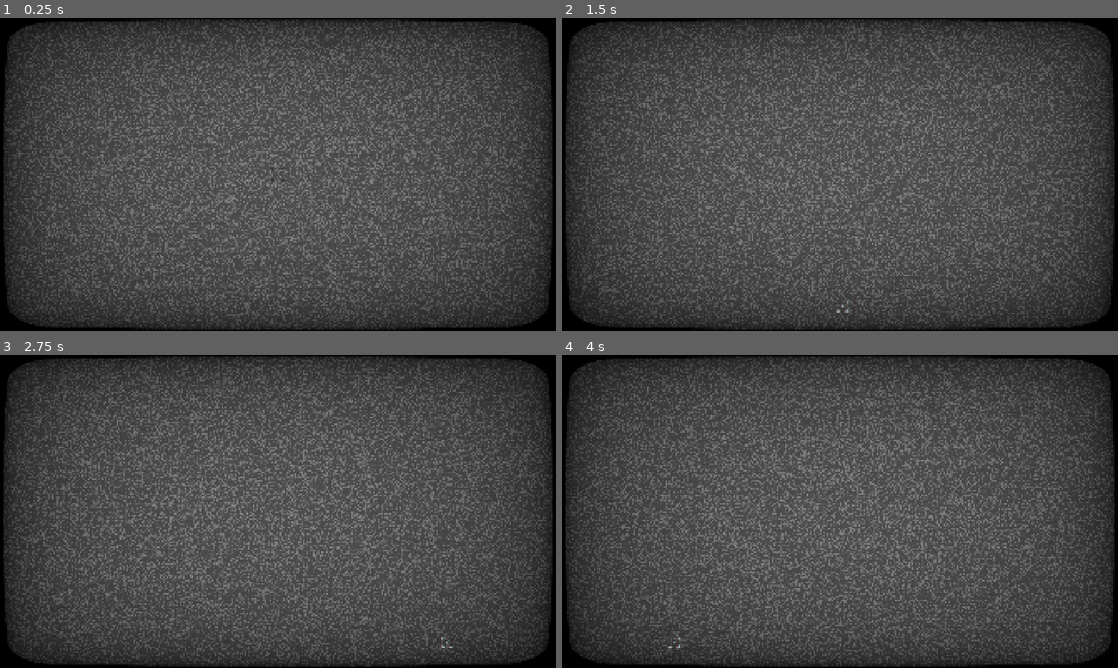
Above: before the commit, frames 1-4 (two rows, left to right).
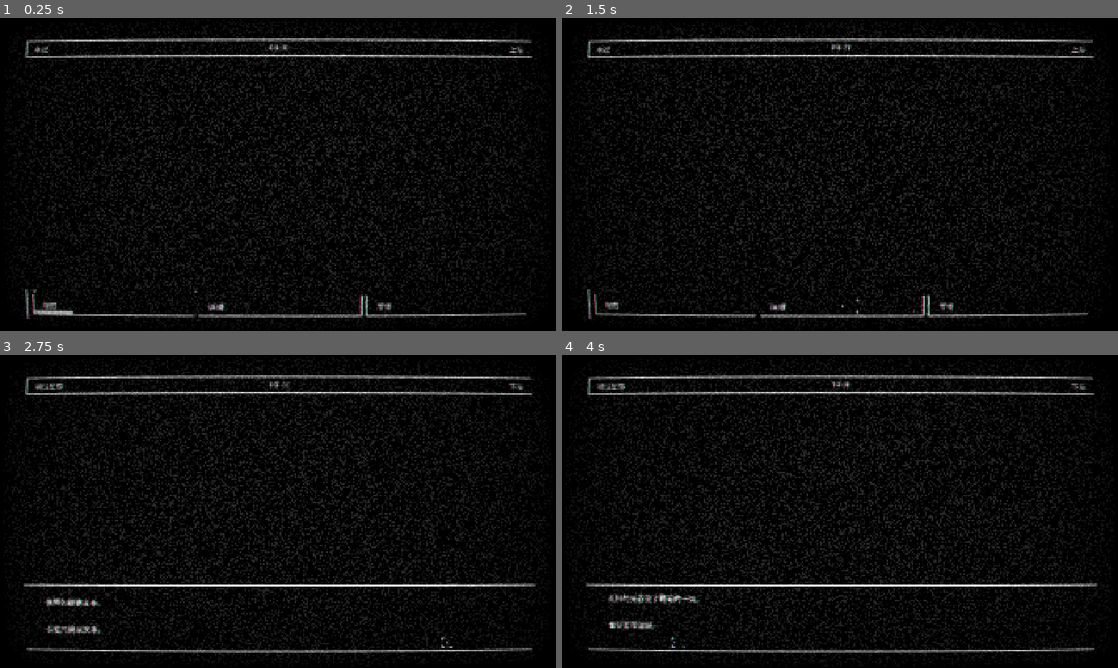
Above: after the commit, the same moments.

Repository: widemind/godot_aiworld
Game: Godot game, scene res://tests/planet_exploration_ui_test.tscn
Same seed, same stepped clock (60 frames per second), same inputs: the game is played once before the commit and once after it. This scene is started directly instead of the project's main scene.
Inputs (mouse positions are in pixels of both pictures, inside the frame that each line leads up to):
- Up to frame 1 (0.25 s): no input
- Up to frame 2 (1.5 s): click (673, 305) at 0.5 s, where only the run after the commit has a clickable "观察"; click (840, 305) at 1.25 s, where only the run after the commit has a clickable "探测"
- Up to frame 3 (2.75 s): click (450, 642) at 2 s, where only the run after the commit has a clickable "等待"
- Up to frame 4 (4 s): tap Enter (ui_accept) at 2.75 s; move the mouse to (962, 495) at 2.77 s; hold Enter (ui_accept) 2.78-3.5 s; click (962, 495) at 2.92 s; click (673, 642) at 3.5 s, where only the run after the commit has a clickable "观察"

The runs differ from the first frame. In frame 1, 95% of the frame differs, in the area x 0-100%, y 0-100%; in frame 2, 95%; in frame 3, 95%; in frame 4, 95%.
Error before the commit: Parse Error: Preload file "res://scenes/planet_exploration.tscn" does not exist. (res://tests/planet_exploration_ui_test.gd:20)
Error after the commit: Attempt to call function 'close' in base 'null instance' on a null instance. (res://scripts/ui/planet_exploration_ui.gd:170)

Commit message:
游戏信息列表界面

Diff:
--- a/scenes/ui/exploration/planet_exploration_ui.tscn
+++ b/scenes/ui/exploration/planet_exploration_ui.tscn
@@ -4,6 +4,7 @@
 [ext_resource type="Script" uid="uid://bqwxitxeqb31g" path="res://scripts/ui/exploration_action_button.gd" id="2_button"]
 [ext_resource type="Script" uid="uid://b0ey6v160yc3g" path="res://scripts/effect/cursor_frame_button.gd" id="3_cursor"]
 [ext_resource type="Theme" uid="uid://cawvok3tinuh7" path="res://resources/ui/planet_exploration_theme.tres" id="4_theme"]
+[ext_resource type="PackedScene" path="res://scenes/ui/information/information_list.tscn" id="5_information"]
 
 [node name="PlanetExplorationUI" type="Control"]
 process_mode = 3
@@ -236,6 +237,11 @@
 layout_mode = 2
 text = "返回主菜单"
 
+[node name="InformationList" parent="." instance=ExtResource("5_information")]
+unique_name_in_owner = true
+layout_mode = 1
+
+[connection signal="closed" from="InformationList" to="." method="_on_information_list_closed"]
 [connection signal="action_requested" from="ActionBar/Buttons/ObserveButton" to="." method="_on_action_requested"]
 [connection signal="button_down" from="ActionBar/Buttons/ObserveButton" to="ActionBar/Buttons/ObserveButton" method="_begin_hold"]
 [connection signal="button_up" from="ActionBar/Buttons/ObserveButton" to="ActionBar/Buttons/ObserveButton" method="_end_hold"]
--- /dev/null
+++ b/scenes/ui/guide/guide_ui.tscn
@@ -0,0 +1,97 @@
+[gd_scene format=3]
+
+[ext_resource type="Script" path="res://scripts/ui/guide_ui.gd" id="1_script"]
+[ext_resource type="Theme" path="res://resources/ui/planet_exploration_theme.tres" id="2_theme"]
+
+[sub_resource type="StyleBoxFlat" id="Style_body"]
+content_margin_left = 40.0
+content_margin_top = 48.0
+content_margin_right = 40.0
+content_margin_bottom = 36.0
+bg_color = Color(0, 0, 0, 1)
+border_width_left = 3
+border_width_top = 3
+border_width_right = 3
+border_width_bottom = 3
+border_color = Color(1, 1, 1, 1)
+
+[node name="GuideUI" type="Control"]
+process_mode = 3
+visible = false
+layout_mode = 3
+anchors_preset = 15
+anchor_right = 1.0
+anchor_bottom = 1.0
+grow_horizontal = 2
+grow_vertical = 2
+mouse_filter = 0
+theme = ExtResource("2_theme")
+script = ExtResource("1_script")
+
+[node name="Background" type="ColorRect" parent="."]
+layout_mode = 1
+anchors_preset = 15
+anchor_right = 1.0
+anchor_bottom = 1.0
+grow_horizontal = 2
+grow_vertical = 2
+mouse_filter = 2
+color = Color(0, 0, 0, 1)
+
+[node name="Frame" type="VBoxContainer" parent="."]
+layout_mode = 0
+anchor_left = 0.04
+anchor_top = 0.065
+anchor_right = 0.965
+anchor_bottom = 0.955
+theme_override_constants/separation = -3
+
+[node name="Header" type="PanelContainer" parent="Frame"]
+layout_mode = 2
+
+[node name="Content" type="HBoxContainer" parent="Frame/Header"]
+layout_mode = 2
+theme_override_constants/separation = 24
+
+[node name="GuideLocation" type="Label" parent="Frame/Header/Content"]
+unique_name_in_owner = true
+layout_mode = 2
+size_flags_horizontal = 3
+text = "水星"
+
+[node name="GuideClock" type="Label" parent="Frame/Header/Content"]
+unique_name_in_owner = true
+layout_mode = 2
+size_flags_horizontal = 3
+text = "00:00"
+horizontal_alignment = 1
+
+[node name="GuideLayer" type="Label" parent="Frame/Header/Content"]
+unique_name_in_owner = true
+layout_mode = 2
+size_flags_horizontal = 3
+text = "上层"
+horizontal_alignment = 2
+
+[node name="Body" type="PanelContainer" parent="Frame"]
+layout_mode = 2
+size_flags_vertical = 3
+theme_override_styles/panel = SubResource("Style_body")
+
+[node name="GuideScroll" type="ScrollContainer" parent="Frame/Body"]
+unique_name_in_owner = true
+layout_mode = 2
+horizontal_scroll_mode = 0
+vertical_scroll_mode = 3
+
+[node name="GuideText" type="Label" parent="Frame/Body/GuideScroll"]
+unique_name_in_owner = true
+layout_mode = 2
+size_flags_horizontal = 3
+mouse_filter = 2
+theme_override_constants/line_spacing = 10
+text = "指南文本"
+horizontal_alignment = 1
+autowrap_mode = 3
+
+[editable path="Frame/Body/GuideScroll/GuideText"]
--- /dev/null
+++ b/scenes/ui/information/information_card.tscn
@@ -0,0 +1,16 @@
+[gd_scene format=3]
+
+[node name="InformationCard" type="PanelContainer"]
+layout_mode = 2
+size_flags_horizontal = 3
+mouse_filter = 1
+
+[node name="Text" type="RichTextLabel" parent="."]
+layout_mode = 2
+size_flags_horizontal = 3
+mouse_filter = 2
+bbcode_enabled = false
+fit_content = true
+scroll_active = false
+autowrap_mode = 3
+text = "已获取的文本信息。\n文本框会根据实际行数自动调整高度。"
--- /dev/null
+++ b/scenes/ui/information/information_list.tscn
@@ -0,0 +1,115 @@
+[gd_scene format=3 uid="uid://dwobv1b13qyc6"]
+
+[ext_resource type="Script" uid="uid://c1qxxog6avfwi" path="res://scripts/ui/information_list.gd" id="1_script"]
+[ext_resource type="Theme" uid="uid://cawvok3tinuh7" path="res://resources/ui/planet_exploration_theme.tres" id="2_theme"]
+[ext_resource type="Script" uid="uid://b0ey6v160yc3g" path="res://scripts/effect/cursor_frame_button.gd" id="3_cursor"]
+
+[sub_resource type="StyleBoxFlat" id="Style_body"]
+content_margin_left = 40.0
+content_margin_top = 36.0
+content_margin_right = 32.0
+content_margin_bottom = 24.0
+bg_color = Color(0, 0, 0, 1)
+border_width_left = 3
+border_width_top = 3
+border_width_right = 3
+border_width_bottom = 3
+border_color = Color(1, 1, 1, 1)
+
+[node name="InformationList" type="Control" unique_id=1683688440]
+process_mode = 3
+visible = false
+layout_mode = 3
+anchors_preset = 15
+anchor_right = 1.0
+anchor_bottom = 1.0
+grow_horizontal = 2
+grow_vertical = 2
+theme = ExtResource("2_theme")
+script = ExtResource("1_script")
+
+[node name="Background" type="ColorRect" parent="." unique_id=1350824273]
+layout_mode = 1
+anchors_preset = 15
+anchor_right = 1.0
+anchor_bottom = 1.0
+grow_horizontal = 2
+grow_vertical = 2
+mouse_filter = 2
+color = Color(0, 0, 0, 1)
+
+[node name="Frame" type="VBoxContainer" parent="." unique_id=1911088774]
+layout_mode = 0
+anchor_left = 0.04
+anchor_top = 0.065
+anchor_right = 0.965
+anchor_bottom = 0.955
+theme_override_constants/separation = -3
+
+[node name="Header" type="PanelContainer" parent="Frame" unique_id=953583677]
+layout_mode = 2
+
+[node name="Content" type="HBoxContainer" parent="Frame/Header" unique_id=1171147127]
+layout_mode = 2
+theme_override_constants/separation = 24
+
+[node name="InformationLocation" type="Label" parent="Frame/Header/Content" unique_id=1334245427]
+unique_name_in_owner = true
+layout_mode = 2
+size_flags_horizontal = 3
+text = "水星"
+
+[node name="InformationClock" type="Label" parent="Frame/Header/Content" unique_id=2047083747]
+unique_name_in_owner = true
+layout_mode = 2
+size_flags_horizontal = 3
+text = "00:00"
+horizontal_alignment = 1
+
+[node name="InformationLayer" type="Label" parent="Frame/Header/Content" unique_id=1856493647]
+unique_name_in_owner = true
+layout_mode = 2
+size_flags_horizontal = 3
+text = "上层"
+horizontal_alignment = 2
+
+[node name="Body" type="PanelContainer" parent="Frame" unique_id=550115748]
+layout_mode = 2
+size_flags_vertical = 3
+theme_override_styles/panel = SubResource("Style_body")
+
+[node name="Column" type="VBoxContainer" parent="Frame/Body" unique_id=436143139]
+layout_mode = 2
+theme_override_constants/separation = 22
+
+[node name="InformationScroll" type="ScrollContainer" parent="Frame/Body/Column" unique_id=934002538]
+unique_name_in_owner = true
+layout_mode = 2
+size_flags_vertical = 3
+horizontal_scroll_mode = 0
+vertical_scroll_mode = 3
+
+[node name="InformationEntries" type="VBoxContainer" parent="Frame/Body/Column/InformationScroll" unique_id=700047904]
+unique_name_in_owner = true
+layout_mode = 2
+size_flags_horizontal = 3
+theme_override_constants/separation = 24
+
+[node name="EmptyInformation" type="Label" parent="Frame/Body/Column/InformationScroll/InformationEntries" unique_id=1423420936]
+unique_name_in_owner = true
+layout_mode = 2
+theme_override_colors/font_color = Color(0.65, 0.65, 0.65, 1)
+text = "尚未获取文本信息。"
+autowrap_mode = 3
+
+[node name="InformationBack" type="Button" parent="Frame/Body/Column" unique_id=1258776904]
+unique_name_in_owner = true
+process_mode = 4
+visible = false
+custom_minimum_size = Vector2(0, 56)
+layout_mode = 2
+size_flags_horizontal = 4
+text = "返回暂停菜单 / Esc"
+script = ExtResource("3_cursor")
+
+[connection signal="pressed" from="Frame/Body/Column/InformationBack" to="." method="close"]
--- a/scripts/exploration/planet_exploration.gd
+++ b/scripts/exploration/planet_exploration.gd
@@ -36,7 +36,12 @@
 
 
 func _refresh_location() -> void:
-	ui.set_location(String(WorldState.get_flag(&"planet_name", "水星")), String(WorldState.get_flag(&"planet_layer", "上层")))
+	var in_space := bool(WorldState.get_flag(&"in_space", false)) or WorldState.player_location == &"space"
+	var planet_name := String(WorldState.get_flag(&"planet_name", ""))
+	if in_space or planet_name.strip_edges().is_empty() or planet_name == "太空":
+		ui.set_location("太空", "")
+	else:
+		ui.set_location(planet_name, String(WorldState.get_flag(&"planet_layer", "")))
 
 
 func _refresh_actions() -> void:
@@ -70,6 +75,7 @@
 	if not WorldTime.set_flow_rate(short_wait_flow_rate):
 		return
 	_waiting = true
+	WorldState.record_information(response.text)
 	ui.show_text(response.text)
 	_refresh_actions()
 
@@ -98,6 +104,7 @@
 		var response := _pending_response
 		_pending_response = null
 		if succeeded and not response.text.is_empty():
+			WorldState.record_information(response.text)
 			ui.show_text(response.text)
 	_refresh_actions()
 
--- a/scripts/time/world_state.gd
+++ b/scripts/time/world_state.gd
@@ -7,6 +7,7 @@
 var player_location: StringName = &"harbor"
 var _flags: Dictionary = {}
 var _knowledge: Dictionary = {}
+var _collected_information: Array[String] = []
 var _initial_flags: Dictionary = {}
 var _initial_location: StringName = &"harbor"
 
@@ -74,6 +75,21 @@
 	return _knowledge.has(knowledge_id)
 
 
+func record_information(content: String) -> bool:
+	# 获取顺序跨轮连续；回溯只重置世界状态，不清除已经读到的文本。
+	if not WorldTime.can_advance() or content.strip_edges().is_empty():
+		return false
+	_collected_information.append(content)
+	return true
+
+
+func get_collected_information() -> Array[String]:
+	# 返回副本，页面按从晚到早的顺序展示，不暴露可修改的内部数组。
+	var newest_first: Array[String] = _collected_information.duplicate()
+	newest_first.reverse()
+	return newest_first
+
+
 func _on_event_reached(event: WorldTimeEvent) -> void:
 	apply_changes(event.changes)
 
--- /dev/null
+++ b/scripts/ui/guide_ui.gd
@@ -0,0 +1,30 @@
+extends Control
+## 指南正文保存在场景的 GuideText 节点中，由作者在编辑器填写。
+
+signal closed
+
+@onready var location_label: Label = %GuideLocation
+@onready var clock_label: Label = %GuideClock
+@onready var layer_label: Label = %GuideLayer
+@onready var scroll: ScrollContainer = %GuideScroll
+@onready var tutorial: Label = %GuideText
+
+
+func _ready() -> void:
+	hide()
+
+
+func open(location: String, clock: String, layer: String) -> void:
+	location_label.text = location if not location.strip_edges().is_empty() else "太空"
+	clock_label.text = clock
+	layer_label.text = "" if location_label.text == "太空" else layer
+	scroll.scroll_vertical = 0
+	show()
+	get_viewport().gui_release_focus()
+
+
+func close() -> void:
+	if not visible:
+		return
+	hide()
+	closed.emit()
--- /dev/null
+++ b/scripts/ui/information_list.gd
@@ -0,0 +1,44 @@
+extends Control
+## 暂停菜单子页。标题和条目在打开时快照，返回后仍然暂停。
+
+signal closed
+
+const CARD_SCENE: PackedScene = preload("res://scenes/ui/information/information_card.tscn")
+
+@onready var location_label: Label = %InformationLocation
+@onready var clock_label: Label = %InformationClock
+@onready var layer_label: Label = %InformationLayer
+@onready var scroll: ScrollContainer = %InformationScroll
+@onready var entries: VBoxContainer = %InformationEntries
+@onready var empty_label: Label = %EmptyInformation
+@onready var back_button: Button = %InformationBack
+
+
+func _ready() -> void:
+	hide()
+
+
+func open(location: String, clock: String, layer: String, texts: Array[String]) -> void:
+	location_label.text = location if not location.strip_edges().is_empty() else "太空"
+	clock_label.text = clock
+	layer_label.text = "" if location_label.text == "太空" else layer
+	for child in entries.get_children():
+		if child == empty_label:
+			continue
+		entries.remove_child(child)
+		child.queue_free()
+	empty_label.visible = texts.is_empty()
+	for content in texts:
+		var card := CARD_SCENE.instantiate() as PanelContainer
+		card.get_node("Text").text = content
+		entries.add_child(card)
+	scroll.scroll_vertical = 0
+	show()
+	back_button.grab_focus()
+
+
+func close() -> void:
+	if not visible:
+		return
+	hide()
+	closed.emit()
--- a/scripts/ui/planet_exploration_ui.gd
+++ b/scripts/ui/planet_exploration_ui.gd
@@ -1,6 +1,9 @@
 class_name PlanetExplorationUI
 extends Control
 ## 可直接叠加到地图上。地图的 _input 节点须放在此 UI 之前。
+
+const InformationPage = preload("res://scripts/ui/information_list.gd")
+const GuidePage = preload("res://scripts/ui/guide_ui.gd")
 
 signal action_requested(action_id: StringName, long_press: bool)
 signal text_closed
@@ -18,6 +21,8 @@
 @onready var text_modal: Control = %TextModal
 @onready var narrative: RichTextLabel = %Narrative
 @onready var pause_modal: Control = %PauseModal
+@onready var information_list: InformationPage = %InformationList
+@onready var guide: GuidePage = %GuideUI
 @onready var buttons: Array[ExplorationActionButton] = [%ObserveButton, %ProbeButton, %WaitButton]
 
 var _actions_available: bool = true
@@ -39,11 +44,31 @@
 
 
 func _on_information_list_pressed() -> void:
+	if not get_tree().paused:
+		return
+	pause_modal.hide()
+	information_list.open(planet_label.text, clock_label.text, layer_label.text, WorldState.get_collected_information())
 	information_list_requested.emit()
 
 
+func _on_information_list_closed() -> void:
+	pause_modal.visible = get_tree().paused
+	if get_tree().paused:
+		%InformationListButton.grab_focus()
+
+
 func _on_guide_pressed() -> void:
+	if not get_tree().paused:
+		return
+	pause_modal.hide()
+	guide.open(planet_label.text, clock_label.text, layer_label.text)
 	guide_requested.emit()
+
+
+func _on_guide_closed() -> void:
+	pause_modal.visible = get_tree().paused
+	if get_tree().paused:
+		%GuideButton.grab_focus()
 
 
 func _on_main_menu_pressed() -> void:
@@ -86,15 +111,31 @@
 
 
 func _input(event: InputEvent) -> void:
-	# Esc 始终留给现有 PauseController；暂停菜单在文本框之上。
-	if event is InputEventKey and (event.keycode == KEY_ESCAPE or event.physical_keycode == KEY_ESCAPE):
-		return
-	if event is InputEventAction and event.action == &"pause_game":
+	if information_list.visible or guide.visible:
+		var page: Variant = guide if guide.visible else information_list
+		# 子页的 Esc 只返回菜单，不能交给 PauseController 解除暂停。
+		if event.is_action("pause_game"):
+			get_viewport().set_input_as_handled()
+			if event.is_pressed() and not event.is_echo():
+				_dismissal_event = event
+				page.close()
+			return
+		# 指针/触摸交给 ScrollContainer 和返回按钮；其余输入不穿透地图。
+		if not event is InputEventMouse and not event is InputEventScreenTouch and not event is InputEventScreenDrag:
+			get_viewport().set_input_as_handled()
+			if event.is_action_pressed("ui_accept") and not event.is_echo():
+				_dismissal_event = event
+				page.close()
 		return
 	if _dismissal_event != null and event.is_match(_dismissal_event):
 		get_viewport().set_input_as_handled()
 		if not event.is_pressed():
 			_dismissal_event = null
+		return
+	# Esc 始终留给现有 PauseController；暂停菜单在文本框之上。
+	if event is InputEventKey and (event.keycode == KEY_ESCAPE or event.physical_keycode == KEY_ESCAPE):
+		return
+	if event is InputEventAction and event.action == &"pause_game":
 		return
 	if get_tree().paused or not is_text_open():
 		return
@@ -124,7 +165,10 @@
 
 
 func _on_pause_changed(paused: bool) -> void:
-	pause_modal.visible = paused
+	if not paused:
+		information_list.close()
+		guide.close()
+	pause_modal.visible = paused and not information_list.visible and not guide.visible
 	if paused:
 		for button in buttons:
 			button.cancel_hold()
--- a/tests/planet_exploration_ui_test.gd
+++ b/tests/planet_exploration_ui_test.gd
@@ -17,7 +17,7 @@
 func _ready() -> void:
 	_map = MapSpy.new()
 	add_child(_map)
-	_screen = preload("res://scenes/planet_exploration.tscn").instantiate()
+	_screen = preload("res://scenes/ui/exploration/planet_exploration.tscn").instantiate()
 	add_child(_screen)
 	_ui = _screen.get_node("PlanetExplorationUI")
 	_ui.action_requested.connect(func(id: StringName, held: bool) -> void: _requests.append({"id": id, "held": held}))
@@ -80,12 +80,14 @@
 	_check(not _ui.is_text_open(), "仅匹配地点与操作的规则出现文本")
 	WorldState.apply_changes({&"planet_name": "测试星球", &"planet_layer": "下层"}, &"surface")
 	_check(_ui.planet_label.text == "测试星球" and _ui.layer_label.text == "下层", "地点与层级随世界状态刷新")
+	await _test_information_list()
 	# 循环结束时替换普通文本，关闭后正确重置。
+	var loop_before := WorldTime.loop_index
 	WorldTime.advance_time(WorldTime.get_remaining_seconds())
 	_check(_ui.is_text_open() and WorldTime.phase == WorldTime.Phase.ENDED, "循环终点展示回溯文本")
 	await _send(_key(KEY_ENTER, true))
 	await _send(_key(KEY_ENTER, false))
-	_check(WorldTime.phase == WorldTime.Phase.RUNNING and WorldTime.loop_index == 2, "关闭回溯文本开始下一轮")
+	_check(WorldTime.phase == WorldTime.Phase.RUNNING and WorldTime.loop_index == loop_before + 1, "关闭回溯文本开始下一轮")
 	await _test_short_wait()
 	print("PLANET_EXPLORATION_UI_TEST: %s" % ("PASS" if _failures == 0 else "FAIL (%d)" % _failures))
 	get_tree().quit(0 if _failures == 0 else 1)
@@ -149,6 +151,87 @@
 	PauseController.set_paused(false)
 	_check(WorldTime.flow_rate == 3.0, "暂停期间卸载等待场景不遗留加速")
 	WorldTime.set_flow_rate(1.0)
+	WorldTime.set_process(true)
+
+
+func _test_information_list() -> void:
+	WorldTime.set_process(false)
+	var count_before := WorldState.get_collected_information().size()
+	await _click(_ui.buttons[0].get_global_rect().get_center(), 0.02)
+	_check(WorldState.get_collected_information().size() == count_before + 1, "探索成功反馈自动加入信息列表")
+	_ui.close_text()
+	var short_text := "最近获得的短文本。"
+	var long_text := "较早获得的长文本会根据宽度自动换行。".repeat(30) + "\n\n保留段落。\n\n".repeat(35)
+	_check(WorldState.record_information(long_text), "可记录长文本")
+	_check(WorldState.record_information(short_text), "可记录短文本")
+	_check(not WorldState.record_information("  \n"), "不记录空文本")
+	# 原阅读框在子页关闭后仍保留原位置。
+	_ui.show_text("保留的阅读文本。\n\n".repeat(40))
+	await get_tree().process_frame
+	await get_tree().process_frame
+	_ui.narrative.get_v_scroll_bar().value = 80
+	var reading_position := _ui.narrative.get_v_scroll_bar().value
+	var clock := _ui.clock_label.text
+	var time_before := WorldTime.elapsed_seconds
+	PauseController.set_paused(true)
+	await _click(_ui.get_node("%InformationListButton").get_global_rect().get_center(), 0.02)
+	var page := _ui.information_list
+	await get_tree().process_frame
+	await get_tree().process_frame
+	_check(page.visible and not _ui.pause_modal.visible and get_tree().paused, "暂停菜单按钮进入列表并保持暂停")
+	_check(page.location_label.text == "测试星球" and page.clock_label.text == clock, "列表标题是打开时的地点与世界时间")
+	_check(page.layer_label.text == "下层", "星球层级保留在顶部")
+	var first := page.entries.get_child(1) as PanelContainer
+	var second := page.entries.get_child(2) as PanelContainer
+	_check(first.get_node("Text").text == short_text and second.get_node("Text").text == long_text, "文本按获取顺序从晚到早排列")
+	_check(second.size.y > first.size.y and first.size.y < 150, "文本框按行数增高，短文本没有固定的大块空白")
+	_check(first.get_child_count() == 1, "条目仅展示正文，没有时间地点")
+	_check(not page.scroll.get_v_scroll_bar().visible and not page.scroll.get_h_scroll_bar().visible, "两个滚动条均隐藏")
+	var original_scale_size := get_window().content_scale_size
+	var original_height := second.size.y
+	get_window().content_scale_size = Vector2i(960, 540)
+	await get_tree().process_frame
+	await get_tree().process_frame
+	_check(second.size.y > original_height, "窄窗口中正文重新换行并增加文本框高度")
+	_check(first.size.x <= page.scroll.size.x and page.back_button.get_global_rect().end.x <= page.get_global_rect().end.x, "窄窗口条目和返回按钮不横向溢出")
+	get_window().content_scale_size = original_scale_size
+	await get_tree().process_frame
+	await get_tree().process_frame
+	await _send(_mouse(MOUSE_BUTTON_WHEEL_DOWN, true, page.scroll.get_global_rect().get_center()))
+	_check(page.scroll.scroll_vertical > 0 and page.visible, "暂停时可滚动长信息列表")
+	WorldTime._process(1.0)
+	_check(WorldTime.elapsed_seconds == time_before, "信息列表内世界时间冻结")
+	await _send(_key(KEY_ESCAPE, true))
+	await _send(_key(KEY_ESCAPE, false))
+	_check(not page.visible and _ui.pause_modal.visible and get_tree().paused, "Esc 返回暂停菜单，不解除暂停")
+	_check(_ui.is_text_open() and _ui.narrative.get_v_scroll_bar().value == reading_position, "返回保留原阅读位置")
+	_ui._on_information_list_pressed()
+	await get_tree().process_frame
+	_check(page.scroll.scroll_vertical == 0, "重开列表从最新文本开始")
+	await _click(page.back_button.get_global_rect().get_center(), 0.02)
+	_check(not page.visible and get_tree().paused, "返回按钮回到暂停菜单")
+	PauseController.set_paused(false)
+	_ui.close_text()
+	WorldState.apply_changes({&"in_space": true}, &"space")
+	PauseController.set_paused(true)
+	_ui._on_information_list_pressed()
+	_check(page.location_label.text == "太空" and page.layer_label.text.is_empty(), "太空显示太空，不显示旧星球及层级")
+	# 页面标题不被后续 UI 更新改写。
+	_ui.set_location("其他星球", "一层")
+	_check(page.location_label.text == "太空", "地点标题保持打开时的快照")
+	PauseController.set_paused(false)
+	_check(not page.visible and not _ui.pause_modal.visible, "外部解除暂停会关闭子页")
+	var no_texts: Array[String] = []
+	page.open("太空", "00:00", "", no_texts)
+	_check(page.empty_label.visible and page.entries.get_child_count() == 1, "空列表显示尚未获取提示，并清理旧条目")
+	page.close()
+	WorldState.apply_changes({&"in_space": false, &"planet_name": "水星", &"planet_layer": "上层"}, &"surface")
+	var count := WorldState.get_collected_information().size()
+	WorldTime.advance_time(WorldTime.get_remaining_seconds())
+	_check(WorldState.get_collected_information().size() == count, "回溯提示不作为获取信息记录")
+	_ui.close_text()
+	await get_tree().process_frame
+	_check(WorldState.get_collected_information().size() == count, "信息记录跨世界循环保留")
 	WorldTime.set_process(true)
 
 
Not shown, added: scripts/ui/information_list.gd.uid
Not shown, added: docs/information_list.md
Not shown, changed: docs/planet_exploration_ui.md
